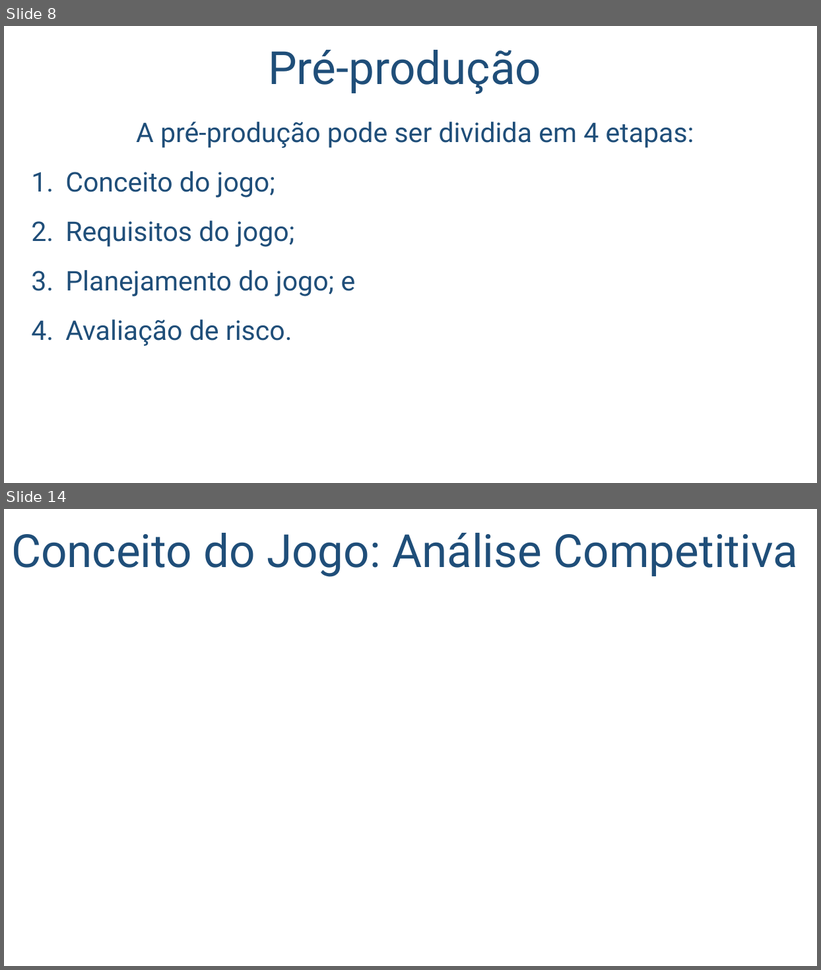
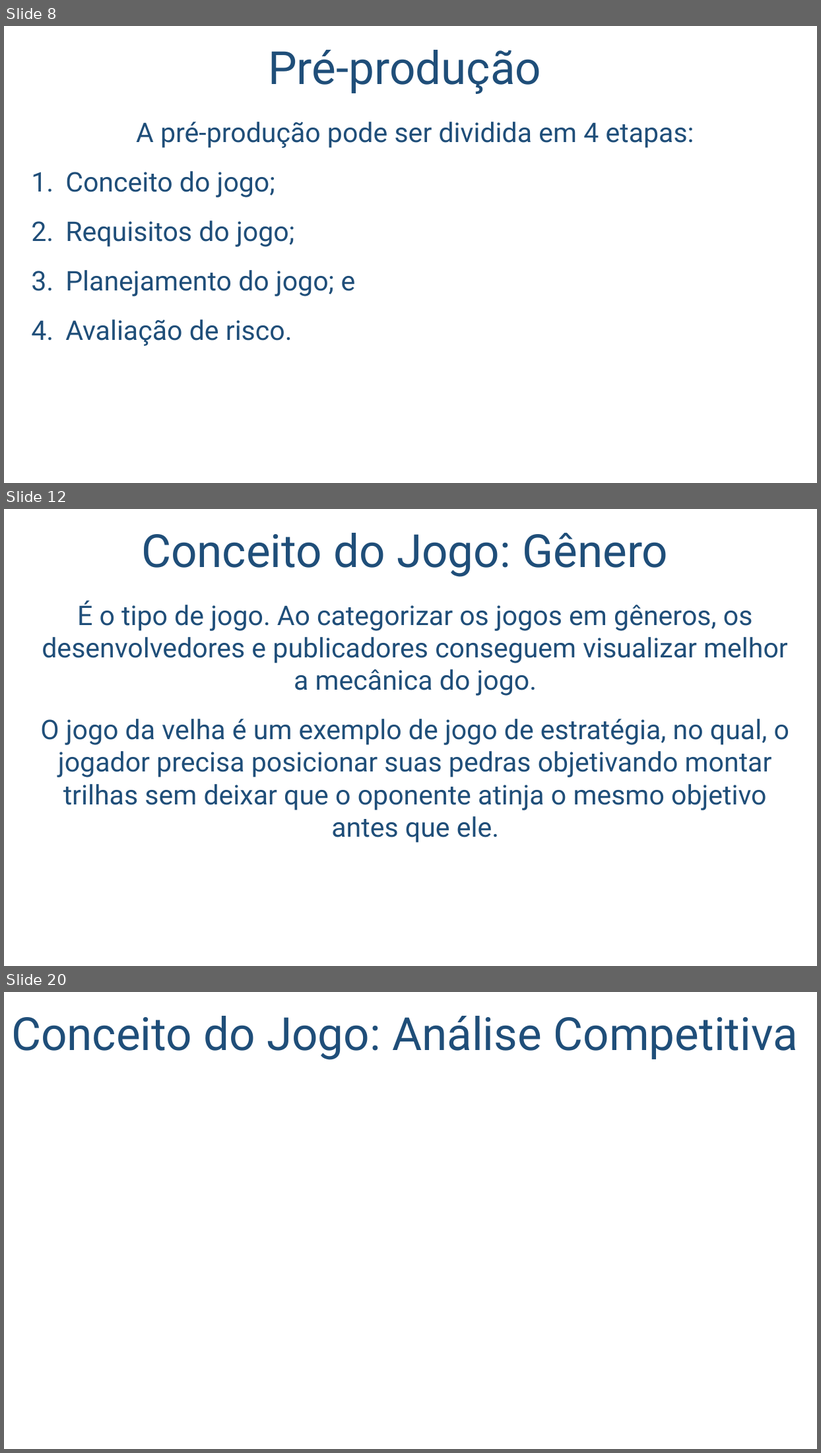
Before and after one commit to salmo-jr/public-slides, a slide deck: engenharia-de-software.pptx. Shown one above the other, each under a label of ours: slides 8 and 14 before the commit, slides 8, 12 and 20 after it; the slides between them are not shown. The pictures are 821x970 and 821x1453 pixels, drawn with LibreOffice and Linux fonts; fonts in the diff are those of the drawing; background and template pictures are left out. Boxes give left, top, right and bottom in pixels: in the first picture for what was removed or moved away, otherwise in the second. Text is boxed around its words. In the diff, an @@ line names an element or a change of style, - is before the commit and + after.

Commit message:
melhorias no conteúdo

```diff
--- a/engenharia-de-software.pptx
+++ b/engenharia-de-software.pptx
@@ slide 12 added at bbox=[4, 509, 817, 966], background picture (left out) @@
@@ title added at bbox=[141, 533, 668, 577], 54 pt, text #1F4E79 @@
+Conceito do Jogo: Gênero
@@ text added at bbox=[40, 600, 789, 843], 32 pt, text #1F4E79 @@
+É o tipo de jogo. Ao categorizar os jogos em gêneros, os desenvolvedores e publicadores conseguem visualizar melhor a mecânica do jogo.
+O jogo da velha é um exemplo de jogo de estratégia, no qual, o jogador precisa posicionar suas pedras objetivando montar trilhas sem deixar que o oponente atinja o mesmo objetivo antes que ele.
@@ what was slide 14 is now slide 20 @@
```
Also in this commit, not shown: 5 slides changed, 5 other slides added, 1 other file.
